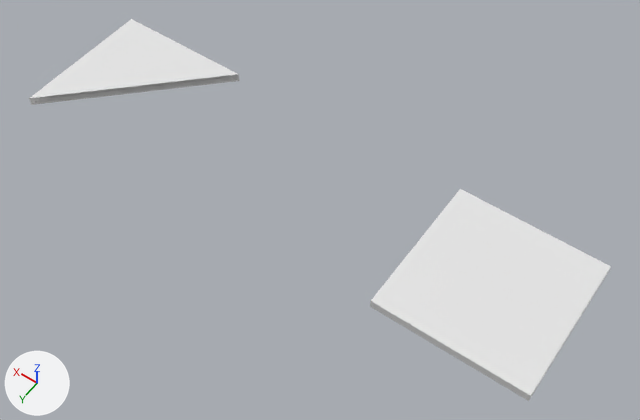
Renders of the Blender file Models/Ground Tiles.blend from each side of a commit.
Before and after are seen from a 50 mm lens placed at (-13.1, 45.4, 68.8), pointed at (18.8, 0.6, -1.5). The lights are fixed; the arrows at lower left show +X, +Y and +Z.

The first picture shows 'Base Tile', 'Base Tile.001'.
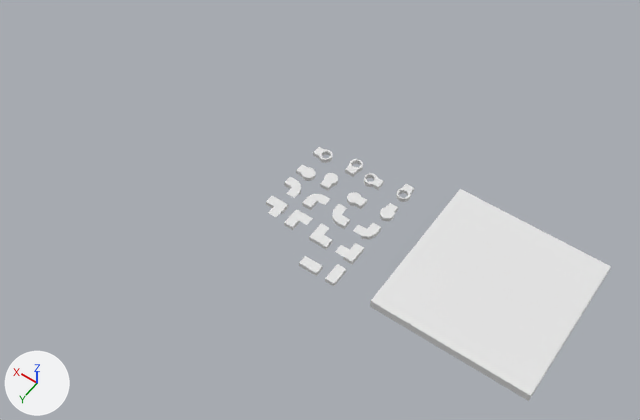
The newer file is also turned or shifted as a whole; pictures and numbers use the older file's frame.

Location of each change, [x1, y1, x2, y2] in pixels of the pictures (640 x 420 px):
'Base Tile.001', deleted: before [29, 19, 239, 105]
'L Upsidedown', added: after [335, 243, 364, 264]
'L Backwards Upsidedown', added: after [309, 223, 332, 249]
'L Backwards', added: after [284, 209, 313, 230]
'L', added: after [266, 196, 288, 217]
'r', added: after [353, 223, 381, 240]
'r Backwards', added: after [332, 204, 350, 229]
'r Backwards Upsidedown', added: after [302, 194, 330, 210]
'Line Sideways', added: after [299, 256, 323, 276]
'Line', added: after [325, 264, 346, 286]
'r Upsidedown', added: after [284, 177, 301, 198]
'Circle 2', added: after [347, 192, 367, 209]
'Circle', added: after [380, 203, 398, 222]
'Circle 3', added: after [320, 173, 338, 191]
'Circle 4', added: after [296, 165, 315, 181]
'Hollow 2', added: after [364, 173, 384, 190]
'Hollow 1', added: after [396, 184, 414, 202]
'Hollow 4', added: after [313, 147, 332, 163]
'Hollow 3', added: after [345, 159, 363, 177]

The edits, one by one:
Mesh me_cube_044 is new.
It has 68 vertices, 41 faces and spans x -1.42..1.42, y -1.0..0.91, z -1.0..1.0.
Mesh me_cube_040 is new.
It has 34 vertices, 23 faces and spans x -1.42..1.42, y -1.0..0.91, z -1.0..1.0.
Mesh me_cube_036 is new.
It has 14 vertices, 11 faces and spans x -1.0..3.0, y -1.0..1.0, z -1.0..1.0.
Mesh me_cube_031 is new.
It has 14 vertices, 11 faces and spans x -1.0..3.0, y -1.0..1.0, z -1.0..1.0.
Object 'Base Tile.001' (ob_base_tile_001) is deleted.
Object 'Hollow 4' (ob_hollow_4) is new; it shows me_cube_044.
Its location is (22.0, -4.5, 0.0).
Its rotation in degrees is (0, 0, 90).
Its scale is (0.5, 1.0, 0.25).
Object 'Hollow 3' (ob_hollow_3) is new; it shows a copy of me_cube_044.
Its location is (18.5, -5.0, 0.0).
Its rotation in degrees is (0, 0, 180).
Its scale is (0.5, 1.0, 0.25).
Object 'Hollow 2' (ob_hollow_2) is new; it shows a copy of me_cube_044.
Its location is (16.0, -4.5, 0.0).
Its rotation in degrees is (0, 0, -90).
Its scale is (0.5, 1.0, 0.25).
Object 'Hollow 1' (ob_hollow_1) is new; it shows a copy of me_cube_044.
Its location is (12.5, -5.0, 0.0).
Its scale is (0.5, 1.0, 0.25).
Object 'Circle 4' (ob_circle_4) is new; it shows me_cube_040.
Its location is (22.0, -1.5, 0.0).
Its rotation in degrees is (0, 0, 90).
Its scale is (0.5, 1.0, 0.25).
Object 'Circle 3' (ob_circle_3) is new; it shows a copy of me_cube_040.
Its location is (19.5, -2.0, 0.0).
Its rotation in degrees is (0, 0, 180).
Its scale is (0.5, 1.0, 0.25).
Object 'Circle 2' (ob_circle_2) is new; it shows a copy of me_cube_040.
Its location is (16.0, -1.5, 0.0).
Its rotation in degrees is (0, 0, -90).
Its scale is (0.5, 1.0, 0.25).
Object 'Circle' (ob_circle) is new; it shows a copy of me_cube_040.
Its location is (12.5, -2.0, 0.0).
Its scale is (0.5, 1.0, 0.25).
Object 'r Upsidedown' (ob_r_upsidedown) is new; it shows me_cube_036.
Its location is (22.0, 0.5, 0.0).
Its rotation in degrees is (0, 0, 90).
Its scale is (0.5, 1.0, 0.25).
Object 'r Backwards Upsidedown' (ob_r_backwards_upsidedown) is new; it shows a copy of me_cube_036.
Its location is (19.5, 1.0, 0.0).
Its rotation in degrees is (0, 0, 180).
Its scale is (0.5, 1.0, 0.25).
Object 'r Backwards' (ob_r_backwards) is new; it shows a copy of me_cube_036.
Its location is (16.0, 1.5, 0.0).
Its rotation in degrees is (0, 0, -90).
Its scale is (0.5, 1.0, 0.25).
Object 'r' (ob_r) is new; it shows a copy of me_cube_036.
Its location is (12.5, 1.0, 0.0).
Its scale is (0.5, 1.0, 0.25).
Object 'L' (ob_l) is new; it shows me_cube_031.
Its location is (22.0, 3.5, 0.0).
Its rotation in degrees is (0, 0, 90).
Its scale is (0.5, 1.0, 0.25).
Object 'L Backwards' (ob_l_backwards) is new; it shows a copy of me_cube_031.
Its location is (19.5, 4.0, 0.0).
Its rotation in degrees is (0, 0, 180).
Its scale is (0.5, 1.0, 0.25).
Object 'L Backwards Upsidedown' (ob_l_backwards_upsidedown) is new; it shows a copy of me_cube_031.
Its location is (16.0, 4.5, 0.0).
Its rotation in degrees is (0, 0, -90).
Its scale is (0.5, 1.0, 0.25).
Object 'Line Sideways' (ob_line_sideways) is new; it shows a copy of the mesh of ob_base_tile.
Its location is (15.0, 7.5, 0.0).
Its rotation in degrees is (0, 0, -90).
Its scale is (0.5, 1.0, 0.25).
Object 'L Upsidedown' (ob_l_upsidedown) is new; it shows a copy of me_cube_031.
Its location is (12.5, 4.0, 0.0).
Its scale is (0.5, 1.0, 0.25).
Object 'Line' (ob_line) is new; it shows a copy of the mesh of ob_base_tile.
Its location is (12.5, 7.0, 0.0).
Its scale is (0.5, 1.0, 0.25).
